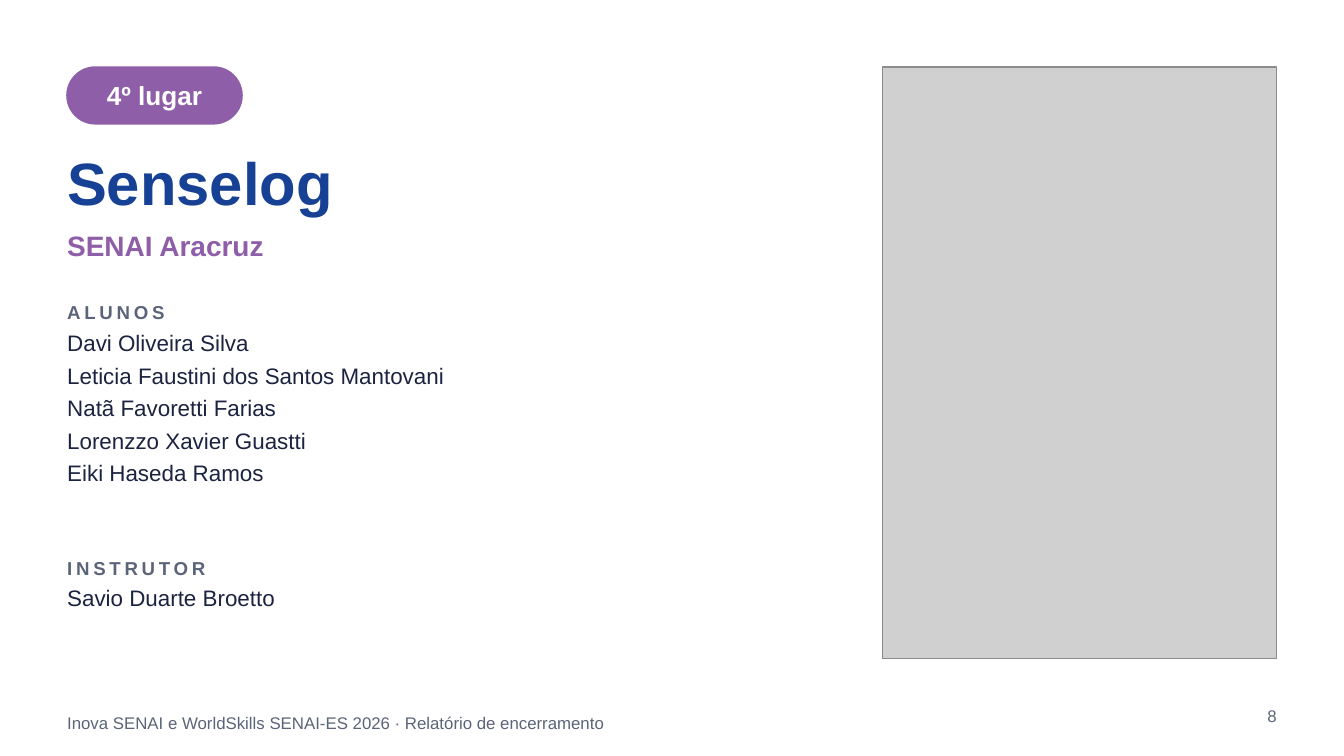
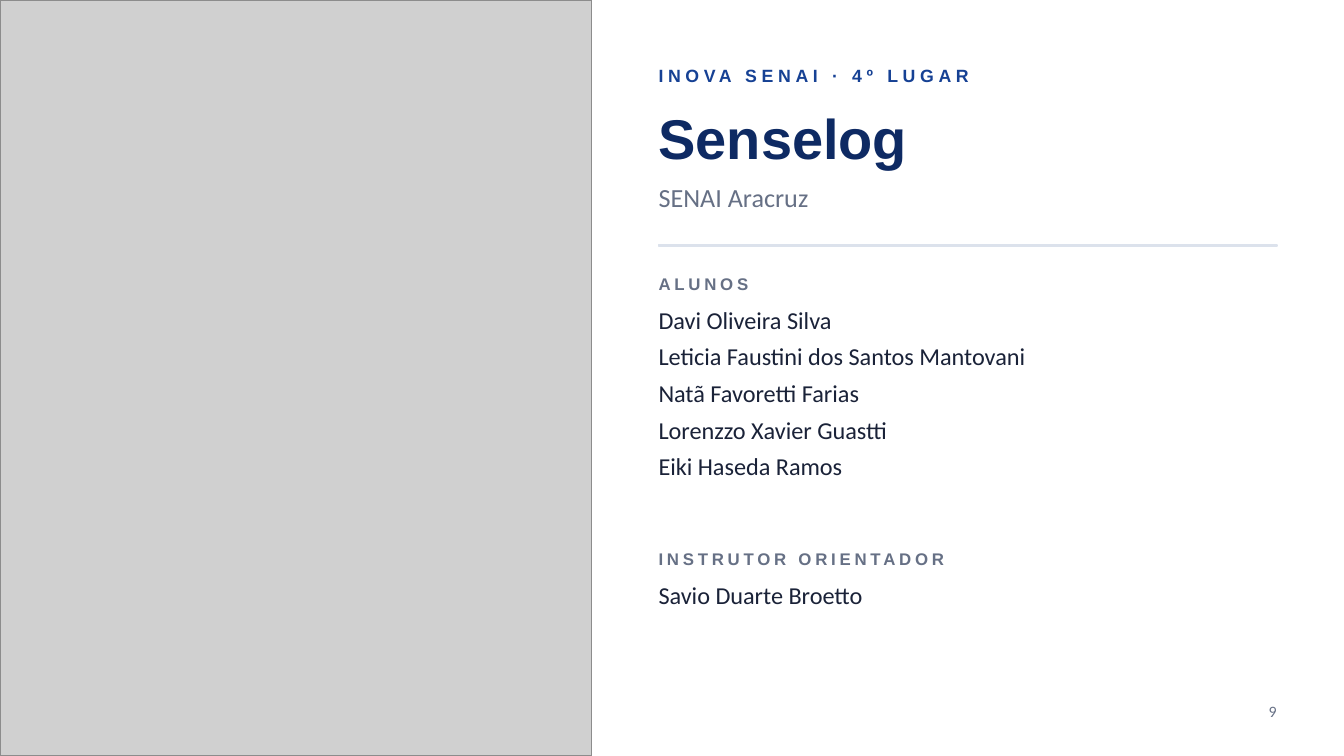
Before and after one commit to renissonsouza-crypto/07-10-26, a slide deck: slide 9 of relatorio-encerramento/Relatorio_Encerramento_Inova_WorldSkills_ES_2026.pptx (slide 8 before the commit). Drawn at 1344x756 pixels with LibreOffice and Linux fonts; fonts in the diff are those of the drawing; grey boxes stand for pictures. Boxes give left, top, right and bottom in pixels: in the first picture for what was removed or moved away, otherwise in the second. Text is boxed around its words. In the diff, an @@ line names an element or a change of style, - is before the commit and + after.

```diff
--- a/relatorio-encerramento/Relatorio_Encerramento_Inova_WorldSkills_ES_2026.pptx
+++ b/relatorio-encerramento/Relatorio_Encerramento_Inova_WorldSkills_ES_2026.pptx
@@ picture: place and size @@
-picture at (883, 67, 1277, 659)
+picture at (0, 0, 591, 755)
@@ rounded rectangle removed at (67, 67, 242, 124) @@
@@ text at (107, 86, 202, 111): text changed; size 14 to 9.5 pt; text colour #FFFFFF to #164194 @@
-4º lugar
+INOVA SENAI · 4º LUGAR
@@ text "Senselog": place and size @@
-text "Senselog" at (67, 161, 332, 216)
+text "Senselog" at (659, 118, 908, 169)
@@ text "Senselog" at (659, 118, 908, 169): size 32 to 30 pt, text colour #164194 to #0E2A63 @@
@@ text "SENAI Aracruz": place and size @@
-text "SENAI Aracruz" at (67, 236, 263, 257)
+text "SENAI Aracruz" at (659, 190, 809, 207)
@@ text "SENAI Aracruz" at (659, 190, 809, 207): size 15 to 14 pt, font Arial to Calibri, text colour #8E5FA8 to #667085, bold off @@
@@ text "ALUNOS": place and size @@
-text "ALUNOS" at (67, 306, 164, 319)
+text "ALUNOS" at (659, 278, 749, 290)
@@ text "ALUNOS" at (659, 278, 749, 290): size 10 to 9 pt, text colour #5B6478 to #667085 @@
@@ rectangle added at (659, 245, 1277, 246), fill #DCE2EC, outline #DCE2EC 1 pt @@
@@ text "Davi Oliveira Silva" at (659, 312, 1025, 475): size 12 to 13 pt, font Arial to Calibri, text colour #1B2340 to #1A2238; more space between paragraphs @@
@@ text "Davi Oliveira Silva": place and size @@
-text "Davi Oliveira Silva" at (67, 334, 444, 482)
+text "Davi Oliveira Silva" at (659, 312, 1025, 475)
@@ text at (67, 562, 205, 575): text changed; size 10 to 9 pt; text colour #5B6478 to #667085 @@
-INSTRUTOR
+INSTRUTOR ORIENTADOR
@@ text "Savio Duarte Broetto": place and size @@
-text "Savio Duarte Broetto" at (67, 589, 275, 607)
+text "Savio Duarte Broetto" at (659, 587, 863, 604)
@@ text "Savio Duarte Broetto" at (659, 587, 863, 604): size 12 to 13 pt, font Arial to Calibri, text colour #1B2340 to #1A2238; more space between paragraphs @@
@@ text removed at (67, 716, 604, 729) @@
-Inova SENAI e WorldSkills SENAI-ES 2026 · Relatório de encerramento
@@ page number removed at (1267, 710, 1276, 722) @@
-8
@@ page number added at (1269, 707, 1277, 717), 8.5 pt, text #667085 @@
+9
```
Also in this commit, not shown: 9 other slides changed, 8 slides added, 6 slides removed, 1 other file.
